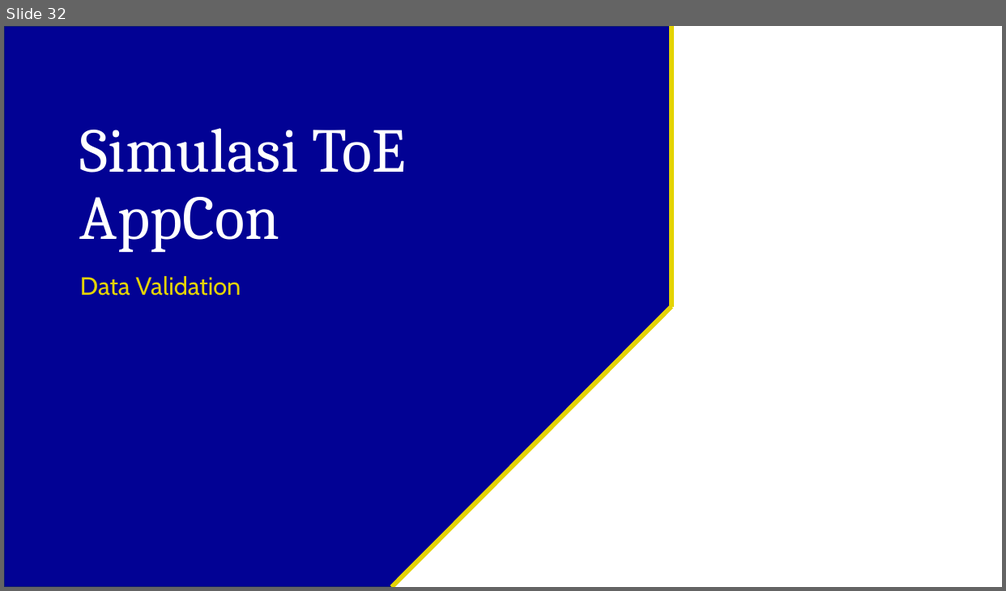
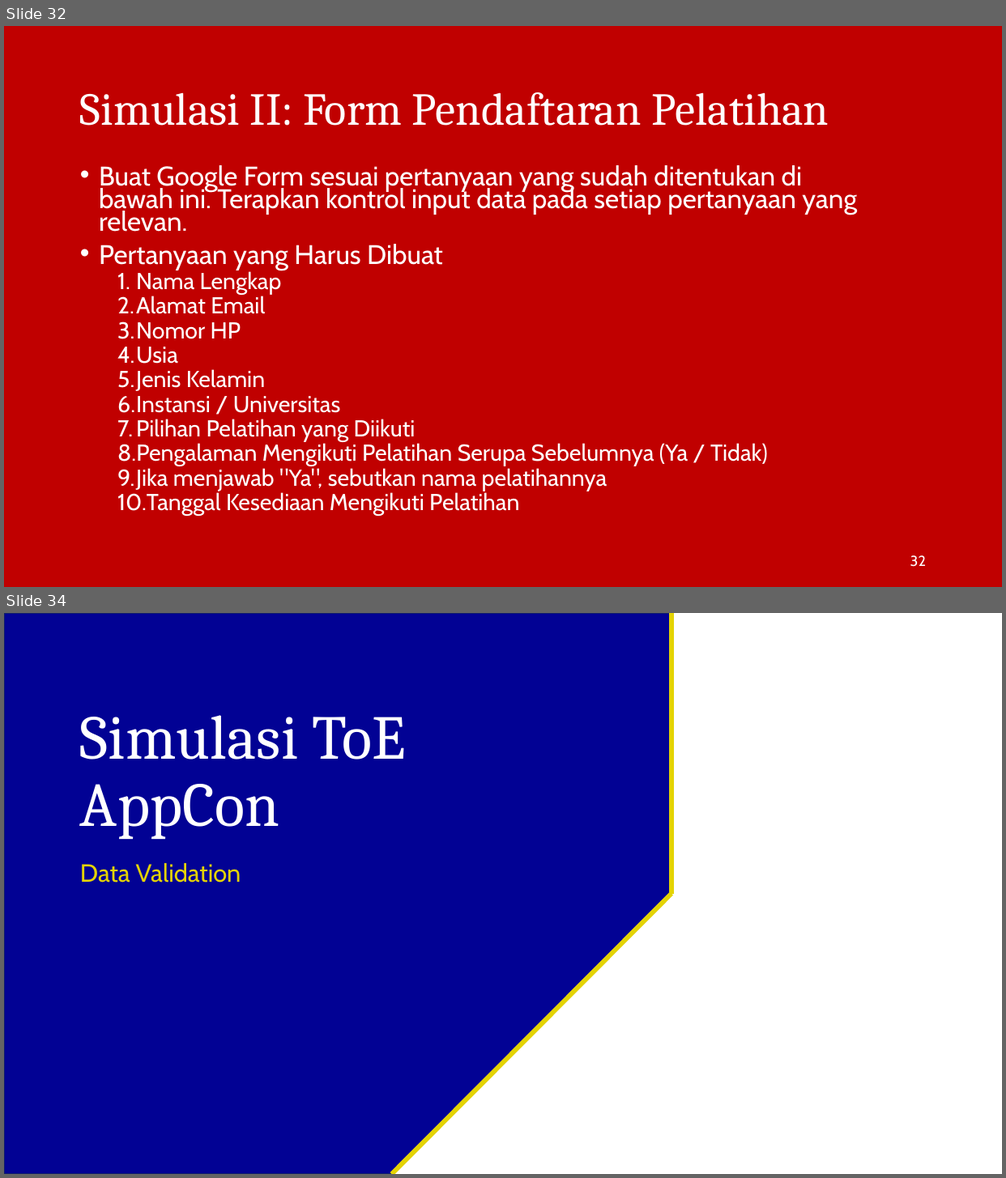
Before and after one commit to irfanradarma/Audit-SI, a slide deck: Slides/10 - Risiko dan Pengendalian.pptx. Shown one above the other, each under a label of ours: slide 32 before the commit, slides 32 and 34 after it; the slides between them are not shown. The pictures are 1006x591 and 1006x1178 pixels, drawn with LibreOffice and Linux fonts; fonts in the diff are those of the drawing; background and template pictures are left out. Boxes give left, top, right and bottom in pixels: in the first picture for what was removed or moved away, otherwise in the second. Text is boxed around its words. In the diff, an @@ line names an element or a change of style, - is before the commit and + after.

```diff
--- a/Slides/10 - Risiko dan Pengendalian.pptx
+++ b/Slides/10 - Risiko dan Pengendalian.pptx
@@ slide 32 added at box(4, 26, 1002, 587), background picture (left out) @@
@@ title added at box(80, 92, 829, 126), 44 pt, text #FFFFFF @@
+Simulasi II: Form Pendaftaran Pelatihan
@@ text added at box(99, 165, 857, 516), 22.2 pt, text #FFFFFF @@
+• Buat Google Form sesuai pertanyaan yang sudah ditentukan di bawah ini. Terapkan kontrol input data pada setiap pertanyaan yang relevan.
+• Pertanyaan yang Harus Dibuat
+  1. Nama Lengkap
+  2. Alamat Email
+  3. Nomor HP
+  4. Usia
+  5. Jenis Kelamin
+  6. Instansi / Universitas
+  7. Pilihan Pelatihan yang Diikuti
+  8. Pengalaman Mengikuti Pelatihan Serupa Sebelumnya (Ya / Tidak)
+  9. Jika menjawab "Ya", sebutkan nama pelatihannya
+  10. Tanggal Kesediaan Mengikuti Pelatihan
@@ page number added at box(910, 556, 926, 567), 14 pt, text #FFFFFF @@
+32
@@ what was slide 32 is now slide 34 @@
```
Also in this commit, not shown: 2 slides changed, 5 other slides added, 1 slide removed, 4 other files.
